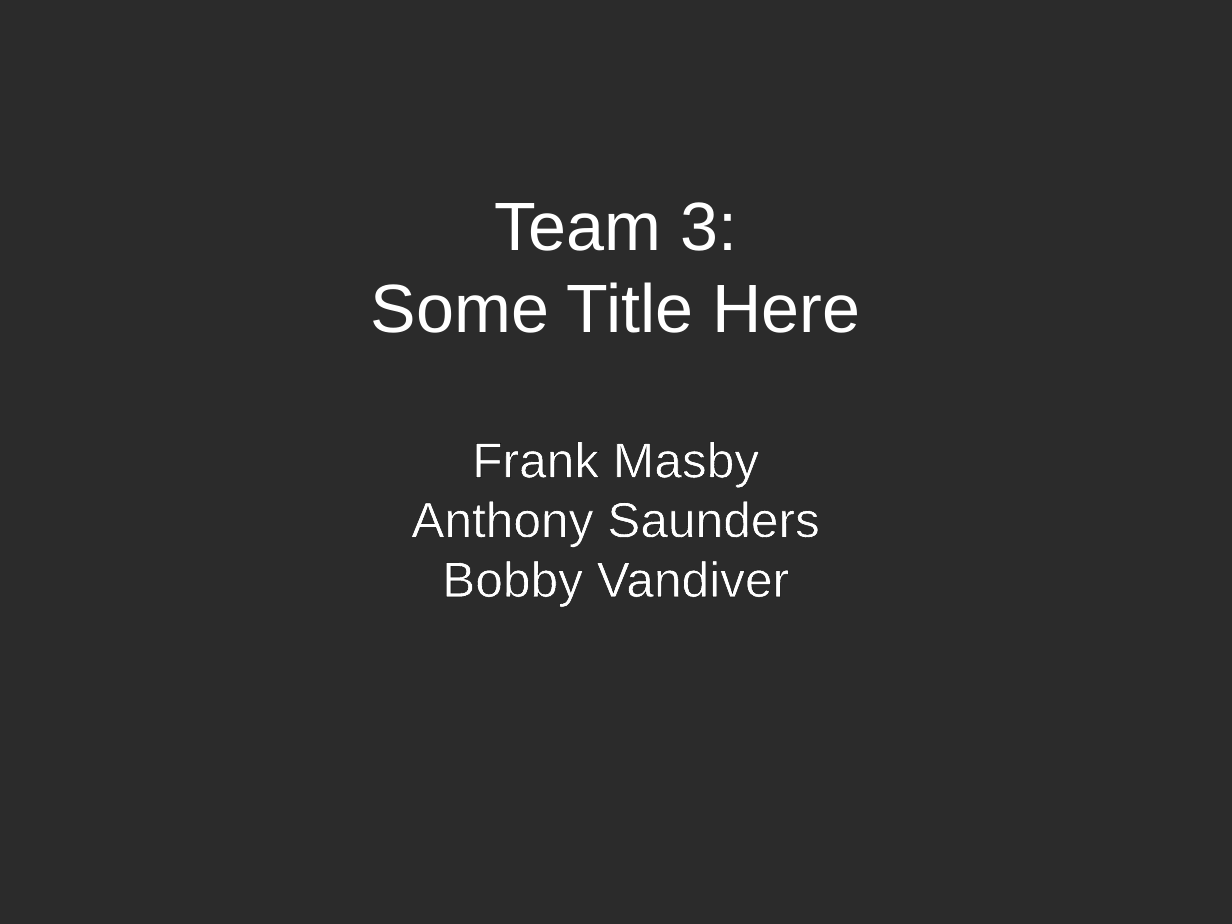
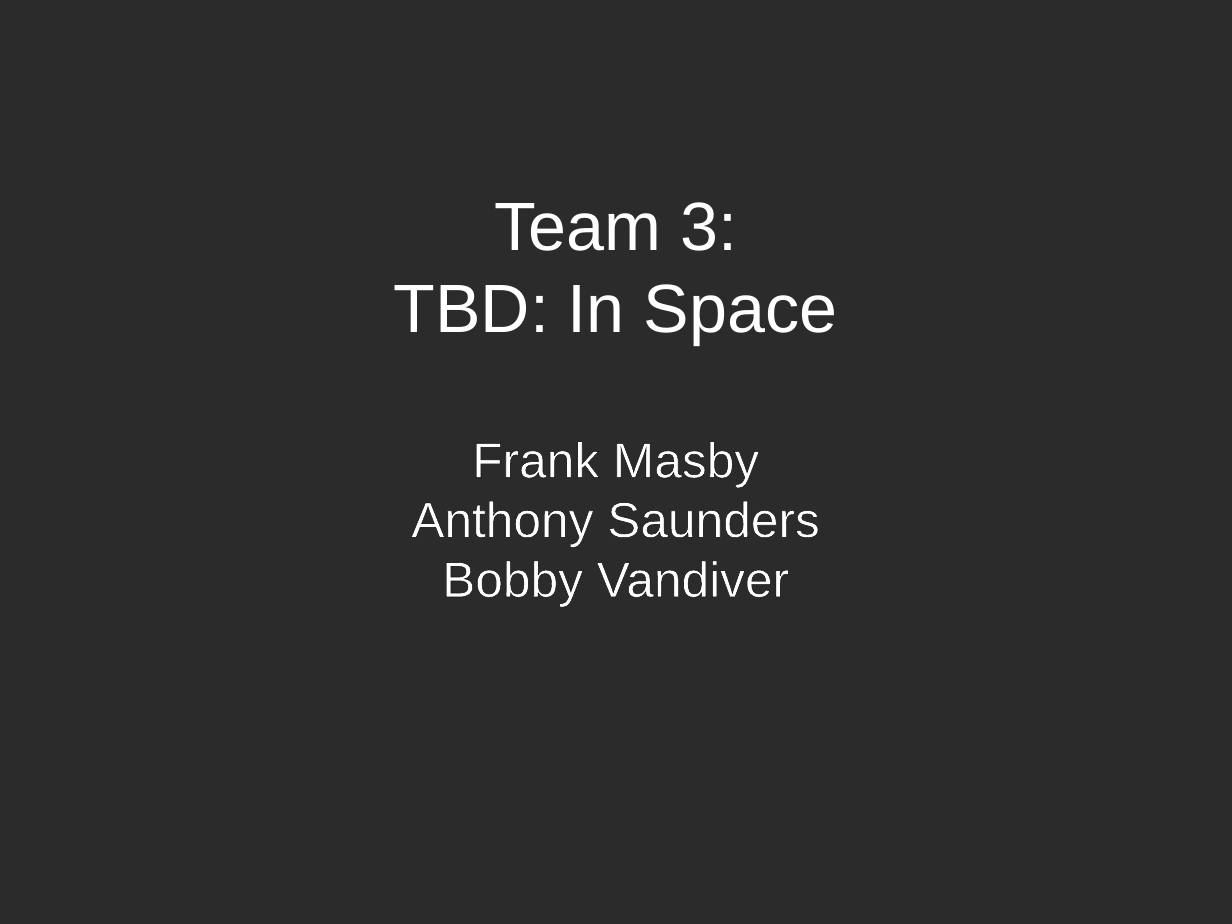
Before and after one commit to bobby-vandiver/cs485-xna-final, a slide deck: slide 1 of team3.odp. Drawn at 1232x924 pixels with LibreOffice and Linux fonts; fonts in the diff are those of the drawing; background and template pictures are left out; a plain dark background stands for a picture behind light text. Boxes give left, top, right and bottom in pixels: in the first picture for what was removed or moved away, otherwise in the second. Text is boxed around its words. In the diff, an @@ line names an element or a change of style, - is before the commit and + after.

Commit message:
Changing title of game to TBD: In Space in slides.

```diff
--- a/team3.odp
+++ b/team3.odp
@@ subtitle at [394,284,838,345]: text changed @@
-Some Title Here
+TBD: In Space
```
